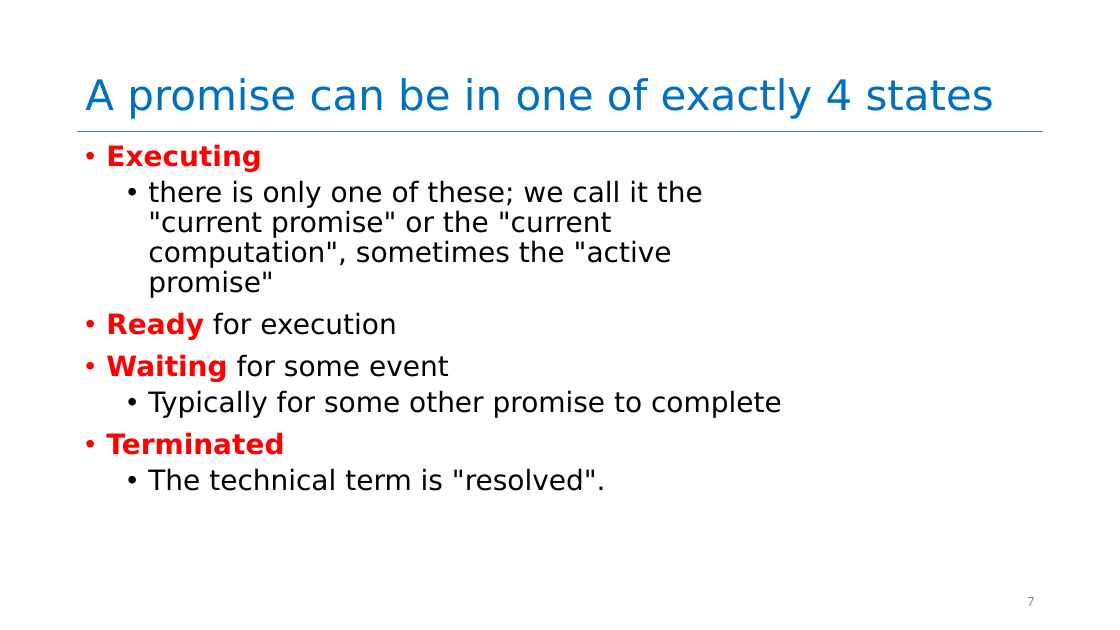
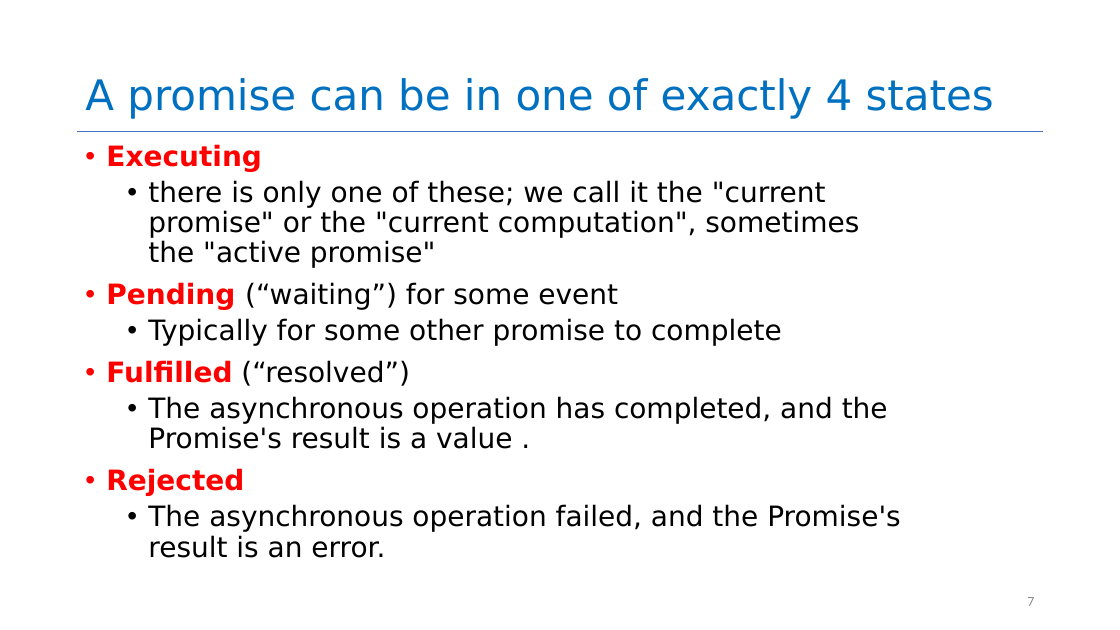
Before and after one commit to neu-se/CS4530-Fall-2024, a slide deck: slide 7 of Slides/Module 06 Concurrency Patterns in Typescript.pptx. Drawn at 1120x630 pixels with LibreOffice and Linux fonts; fonts in the diff are those of the drawing. Boxes give left, top, right and bottom in pixels: in the first picture for what was removed or moved away, otherwise in the second. Text is boxed around its words. In the diff, an @@ line names an element or a change of style, - is before the commit and + after.

```diff
--- a/Slides/Module 06 Concurrency Patterns in Typescript.pptx
+++ b/Slides/Module 06 Concurrency Patterns in Typescript.pptx
@@ text at [106,282,618,310]: text changed @@
-• Ready for execution
-• Waiting for some event
+• Pending (“waiting”) for some event
@@ text at [106,360,900,558]: text changed @@
-• Terminated
-  • The technical term is "resolved".
+• Fulfilled (“resolved”)
+  • The asynchronous operation has completed, and the Promise's result is a value .
+• Rejected
+  • The asynchronous operation failed, and the Promise's result is an error.
```
Also in this commit, not shown: 3 other slides changed, 1 other file.
